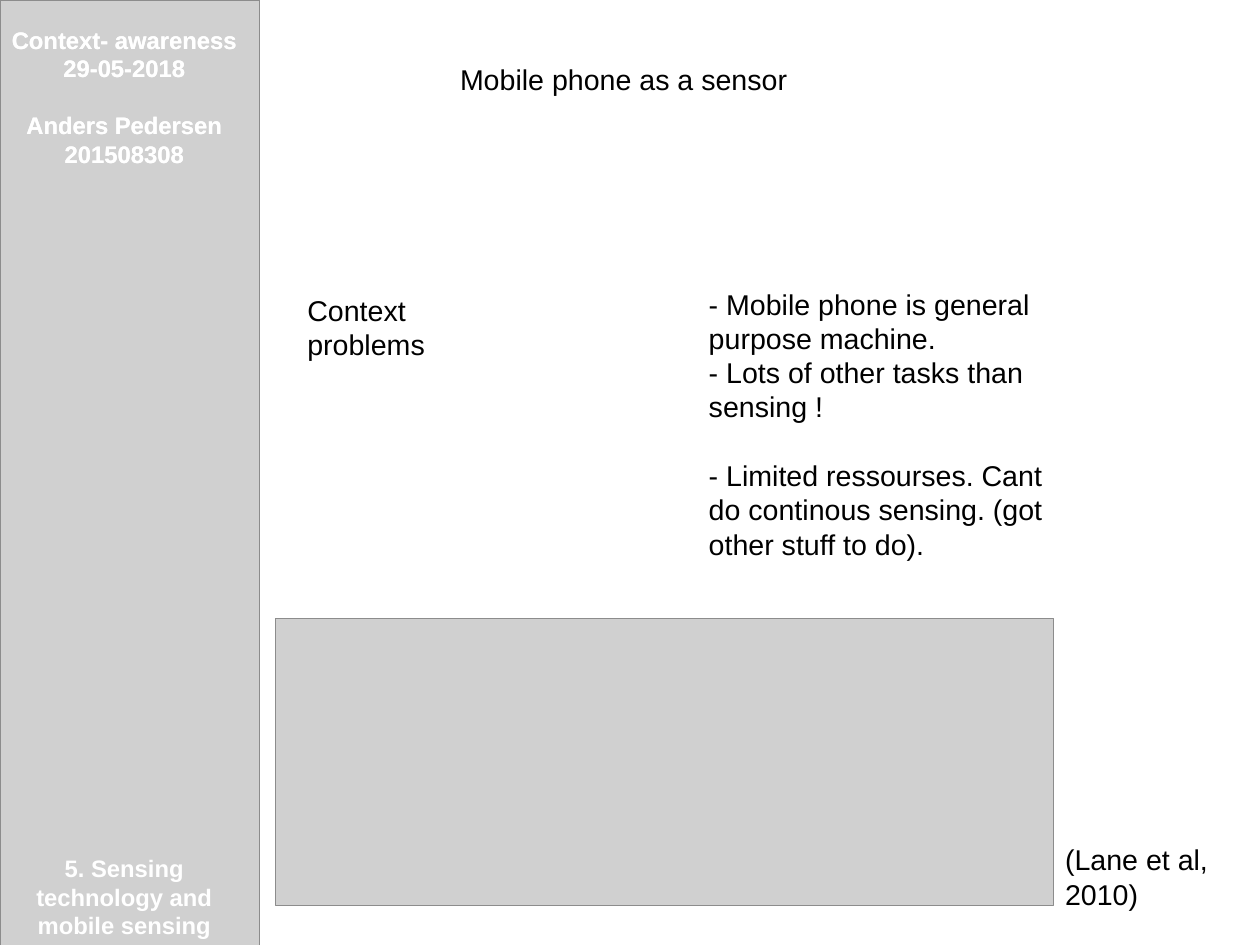
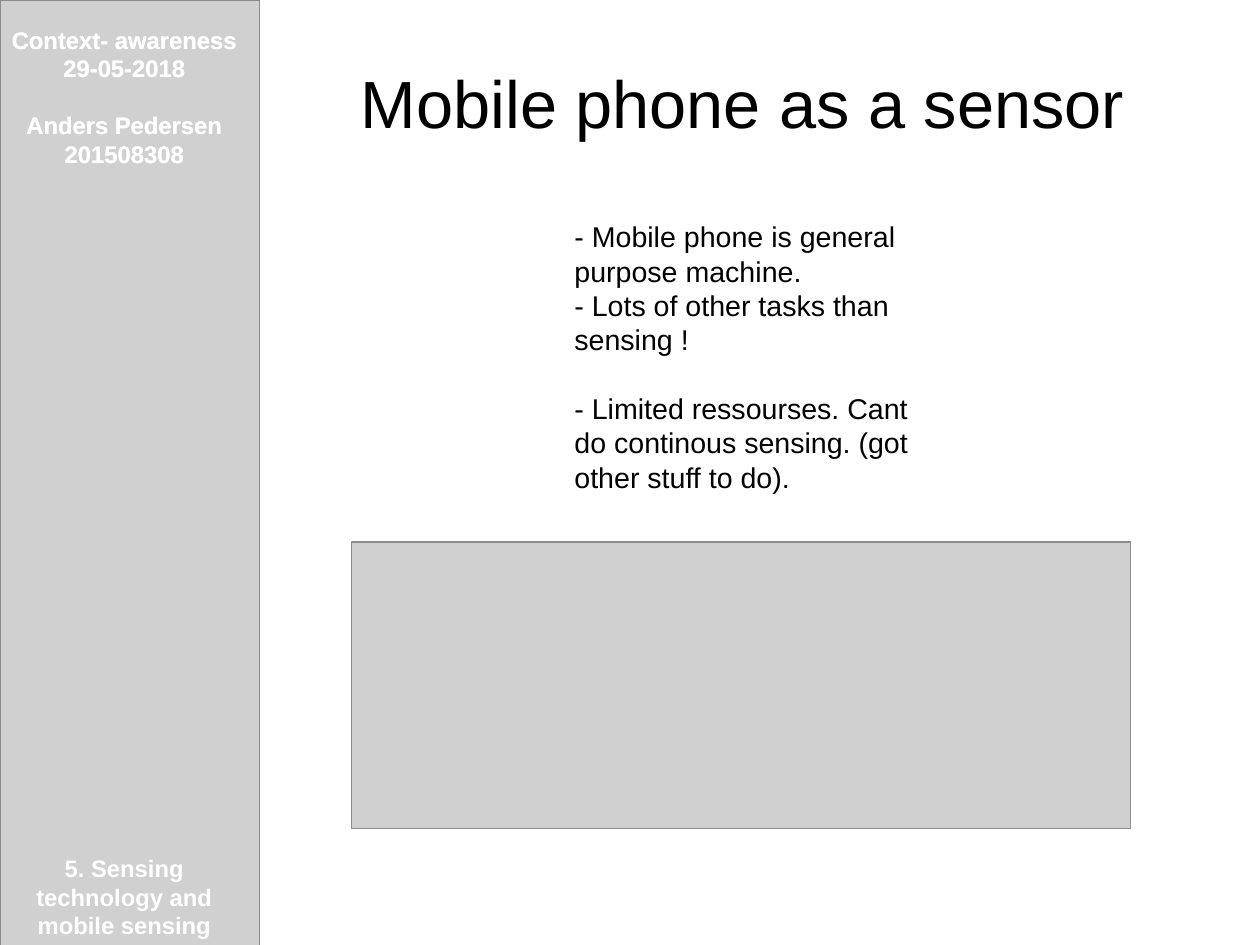
Before and after one commit to AndersHP/ContextAwarenessEksamen, a slide deck: slide 7 of 4SensingTechnologyAndMobileSensingConcepts.odp (slide 6 before the commit). Drawn at 1260x945 pixels with LibreOffice and Linux fonts; fonts in the diff are those of the drawing; grey boxes stand for pictures. Boxes give left, top, right and bottom in pixels: in the first picture for what was removed or moved away, otherwise in the second. Text is boxed around its words. In the diff, an @@ line names an element or a change of style, - is before the commit and + after.

```diff
--- a/4SensingTechnologyAndMobileSensingConcepts.odp
+++ b/4SensingTechnologyAndMobileSensingConcepts.odp
@@ text "Mobile phone as a sensor": place and size @@
-text "Mobile phone as a sensor" at (460, 69, 787, 96)
+text "Mobile phone as a sensor" at (361, 79, 1124, 140)
@@ text "Mobile phone as a sensor" at (361, 79, 1124, 140): size 18 to 42 pt @@
@@ text "- Mobile phone is general ...": place and size @@
-text "- Mobile phone is general ..." at (709, 294, 1042, 560)
+text "- Mobile phone is general ..." at (574, 226, 908, 493)
@@ text removed at (307, 301, 424, 361) @@
-Context problems
@@ picture: place and size @@
-picture at (276, 619, 1054, 906)
+picture at (352, 542, 1131, 829)
@@ text removed at (1065, 849, 1208, 910) @@
-(Lane et al, 2010)
```
Also in this commit, not shown: 1 slide added, 3 other files.
